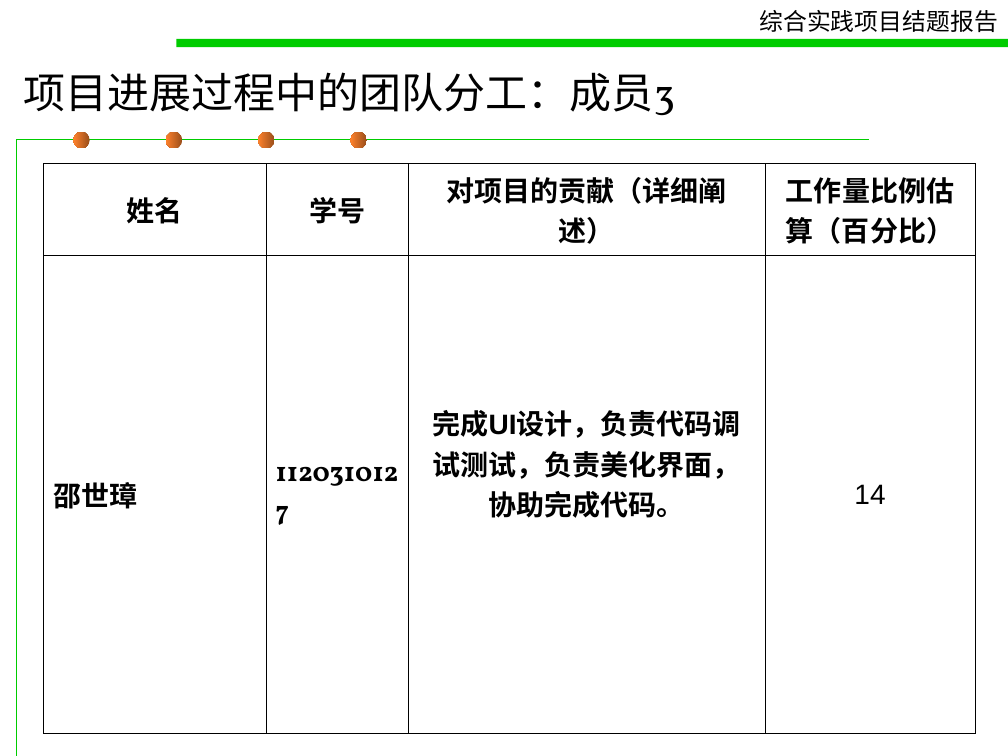
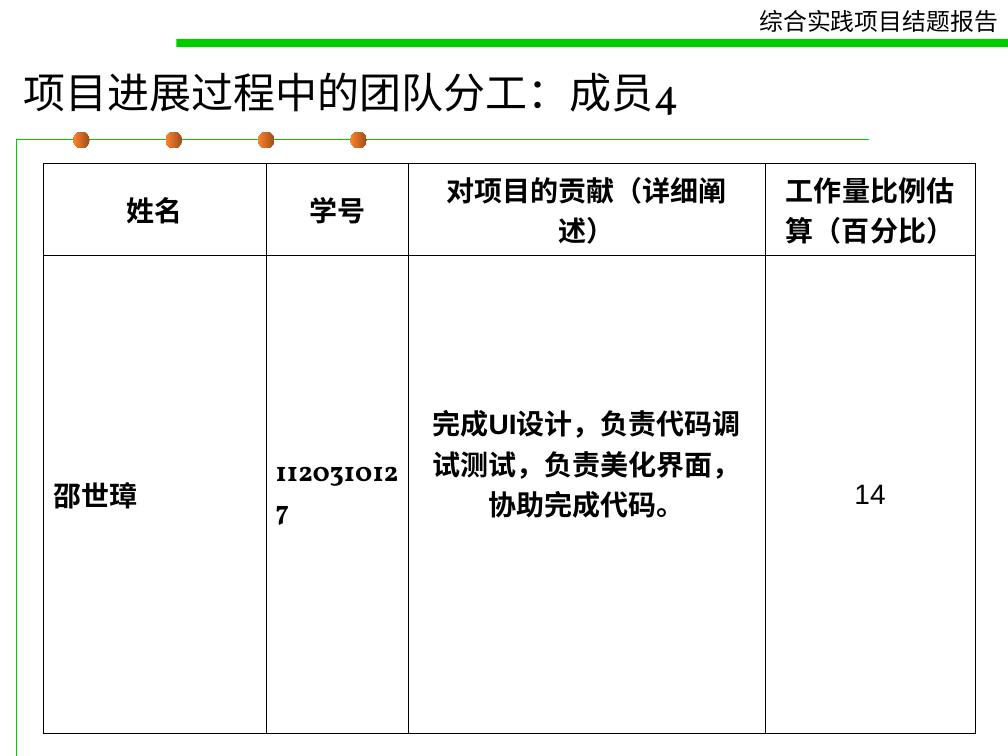
Before and after one commit to pokerG/Gmail-attachment-extension, a slide deck: slide 9 of doc/concludingreport.ppt (slide 8 before the commit). Drawn at 1008x756 pixels with LibreOffice and Linux fonts; fonts in the diff are those of the drawing. Boxes give left, top, right and bottom in pixels: in the first picture for what was removed or moved away, otherwise in the second. Text is boxed around its words. In the diff, an @@ line names an element or a change of style, - is before the commit and + after.

```diff
--- a/doc/concludingreport.ppt
+++ b/doc/concludingreport.ppt
@@ title at (24,72,679,115): text changed @@
-项目进展过程中的团队分工：成员3
+项目进展过程中的团队分工：成员4
```
Also in this commit, not shown: 2 other slides changed.
